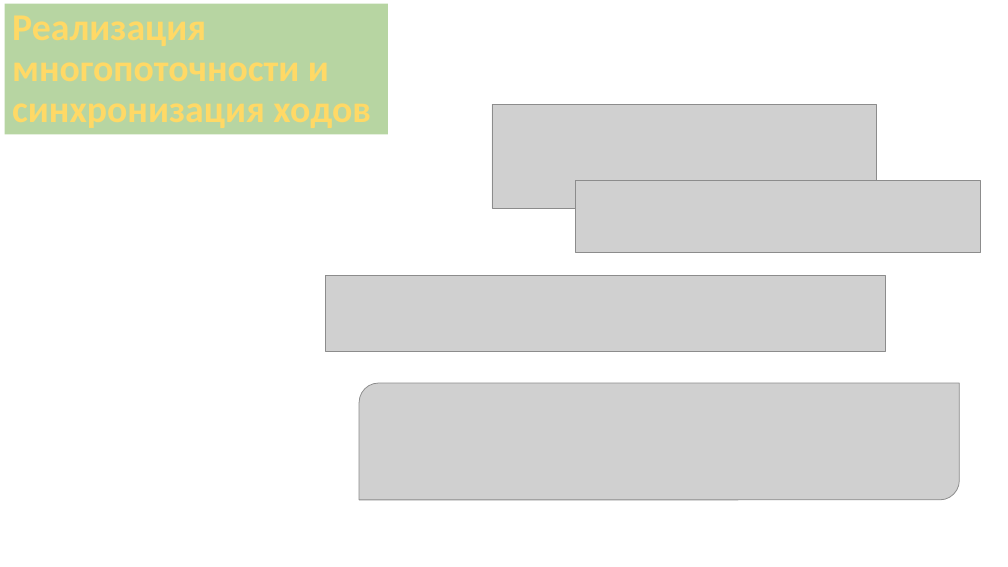
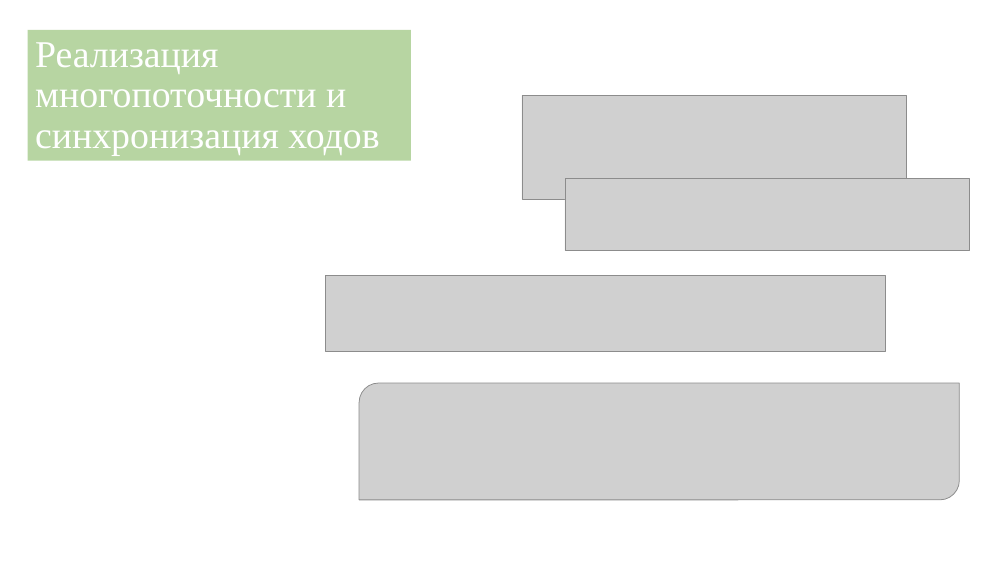
Before and after one commit to IlyaKirichenko/SeaBattle_Presentation, a slide deck: slide 6 of Морской бой на C++.pptx. Drawn at 1008x567 pixels with LibreOffice and Linux fonts; fonts in the diff are those of the drawing; grey boxes stand for pictures; background and template pictures are left out. Boxes give left, top, right and bottom in pixels: in the first picture for what was removed or moved away, otherwise in the second. Text is boxed around its words. In the diff, an @@ line names an element or a change of style, - is before the commit and + after.

```diff
--- a/Морской бой на C++.pptx
+++ b/Морской бой на C++.pptx
@@ title "Реализация многопоточности и синхронизация ходов": place and size @@
-title "Реализация многопоточности и синхронизация ходов" at bbox=[5, 4, 388, 135]
+title "Реализация многопоточности и синхронизация ходов" at bbox=[27, 30, 411, 161]
@@ title "Реализация многопоточности и синхронизация ходов" at bbox=[27, 30, 411, 161]: font Calibri to Times New Roman, text colour #FFD966 to #FFFFFF, bold off @@
@@ picture: place and size @@
-picture at bbox=[492, 104, 877, 208]
+picture at bbox=[522, 95, 907, 199]
@@ picture: place and size @@
-picture at bbox=[576, 181, 981, 253]
+picture at bbox=[565, 179, 969, 251]
@@ table at bbox=[27, 191, 980, 567] @@
@@ font Calibri to Times New Roman, bold off @@
```
Also in this commit, not shown: 4 other slides changed, 1 slide added.
